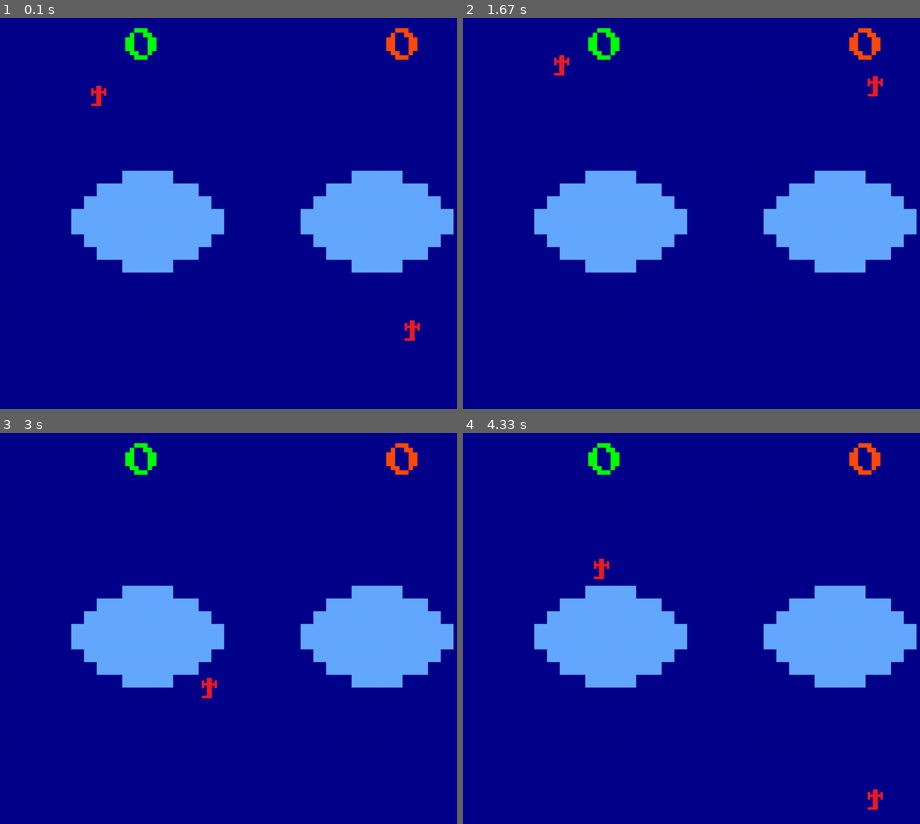
Above: before the commit, frames 1-4 (two rows, left to right).
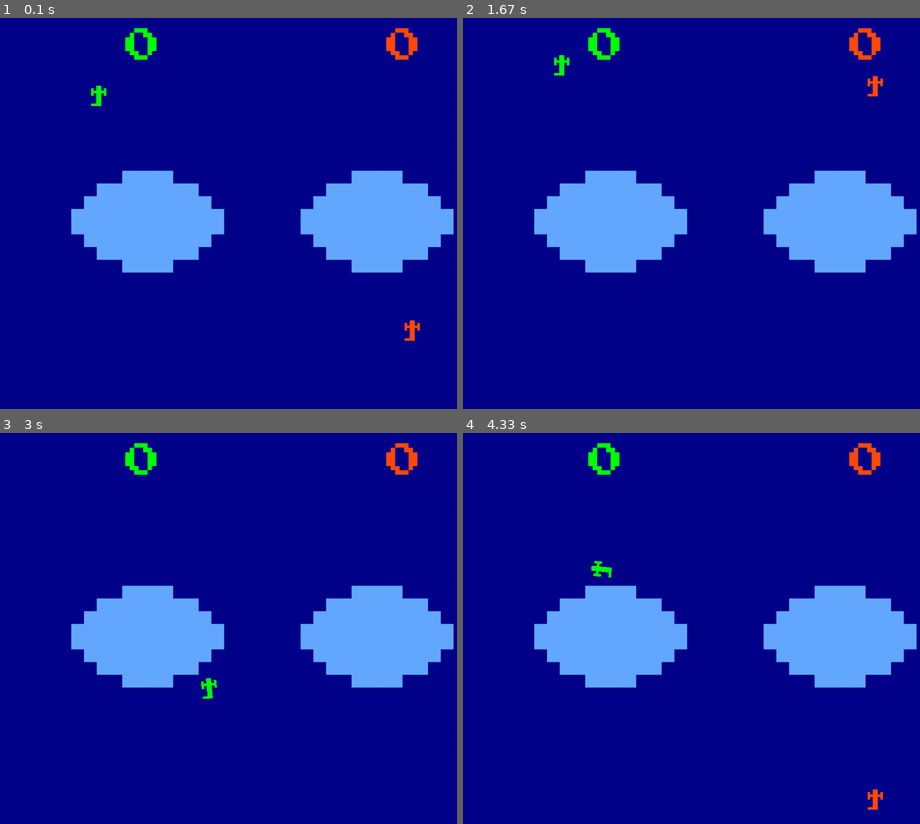
Above: after the commit, the same moments.

Repository: paulomiguel10/lpc2025-
Game: pygame game, started from atividade007/warplane/ship.py
The game is run twice, just before and just after one commit, with the same random seed, the same clock (stepped at 60 frames per second) and the same inputs.
Inputs:
- Up to frame 1 (0.1 s): no input
- Up to frame 2 (1.67 s): tap W at 0.33 s; tap S at 0.67 s; hold Up from 1.5 s (still down)
- Up to frame 3 (3 s): release Up at 1.97 s; hold Right 2-2.47 s; hold Left from 2.5 s (still down)
- Up to frame 4 (4.33 s): release Left at 3.03 s; hold Down 3.07-3.37 s; hold Left 3.4-3.8 s; hold Up 3.83-4.2 s

The runs differ from the first frame. In frame 1, 0.2% of the frame differs, in the area x 19-92%, y 17-83%; in frame 2, 0.2%; in frame 3, 0.1%; in frame 4, 0.3%, in the area x 28-92%, y 32-97%.

Commit message:
correção de bug e tradução de comentários

Diff:
--- a/atividade007/warplane/ship.py
+++ b/atividade007/warplane/ship.py
@@ -99,6 +99,10 @@
             self.angle += self.rotation_speed
         if keys[self.key_right]:
             self.angle -= self.rotation_speed
+
+        # Atualiza imagem rotacionada e recalcula rect
+        self.image = pygame.transform.rotate(self.original_image, self.angle)
+        self.rect = self.image.get_rect(center=self.rect.center)
 
         # Move forward; image "top" is considered the front
         if self.moving:
